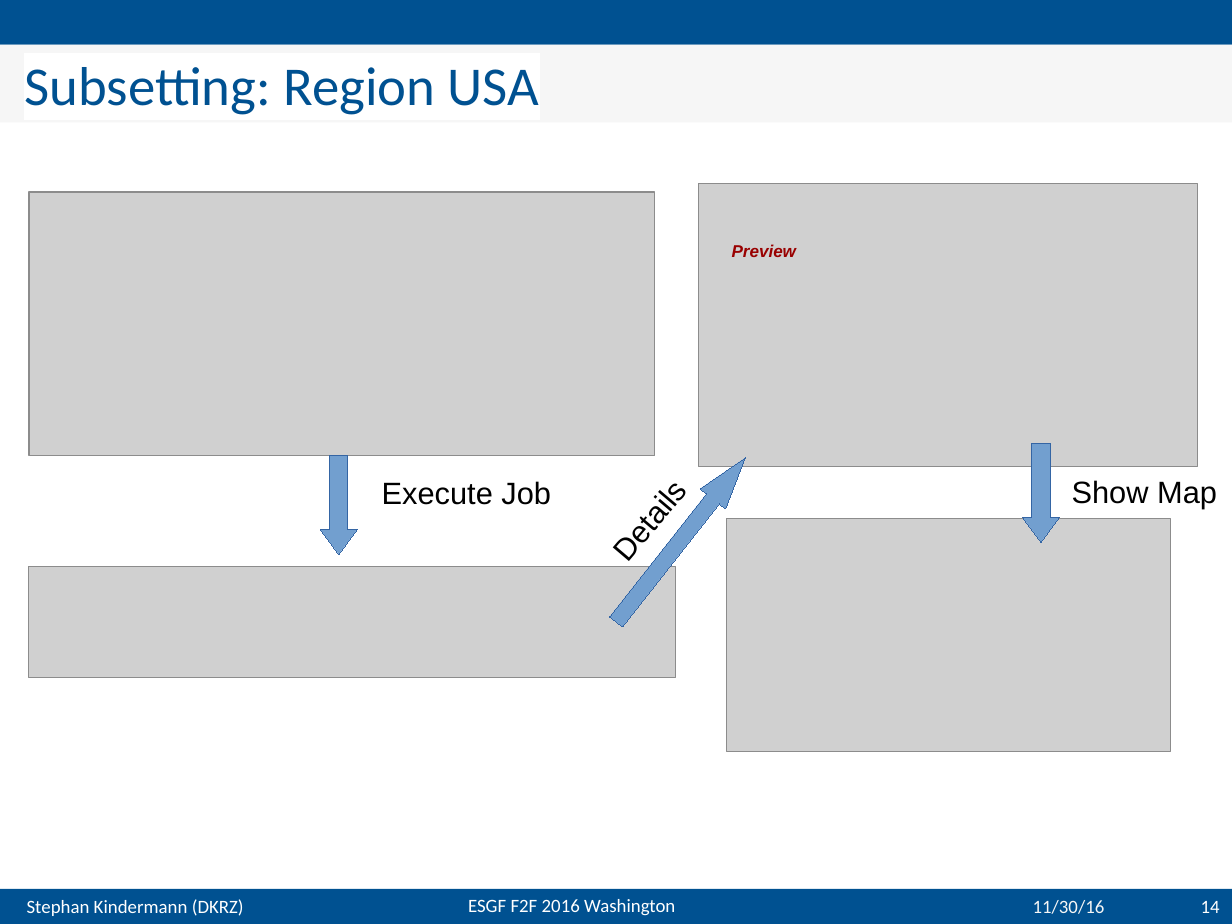
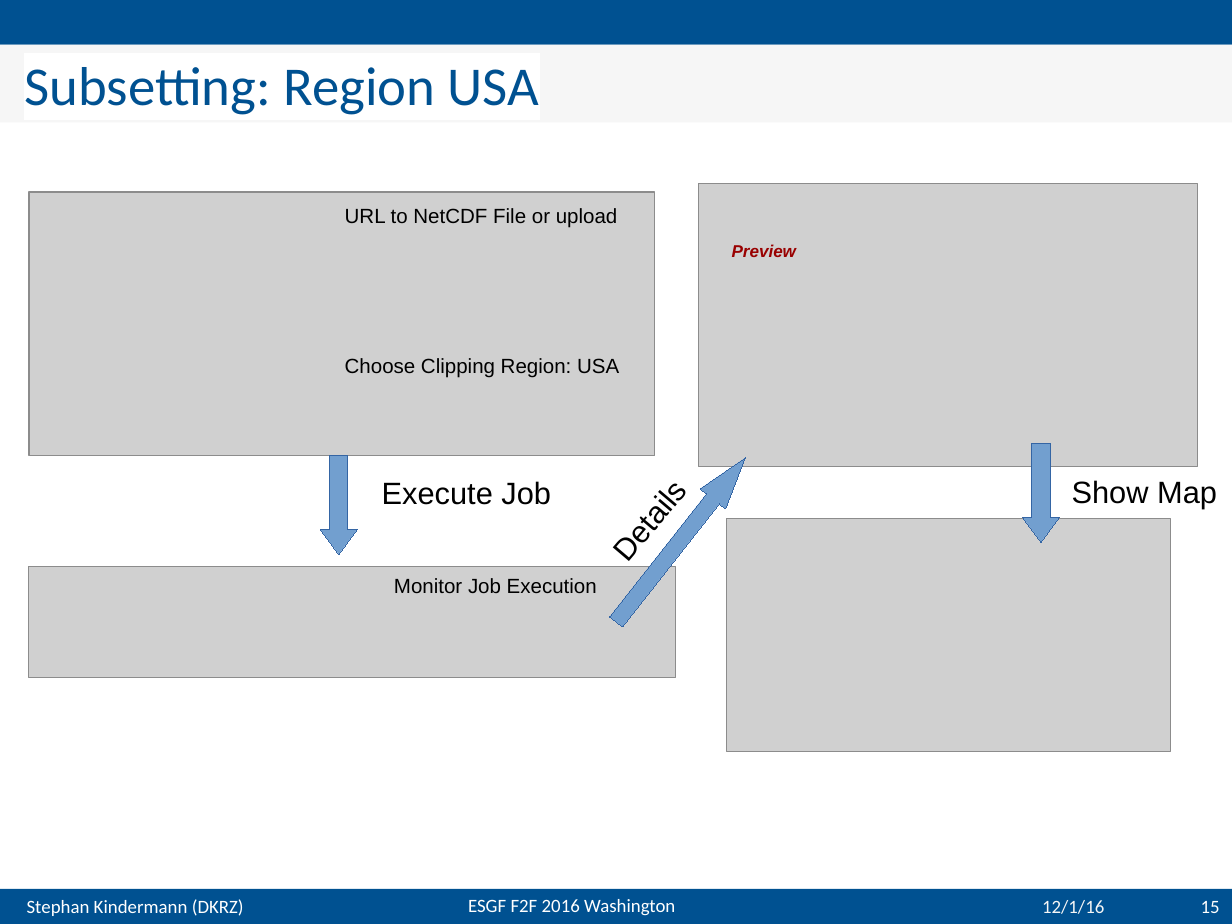
Before and after one commit to bird-house/birdhouse-docs, a slide deck: slide 15 of slides/birdhouse-esgf-f2f-2016/birdhouse-esgf-f2f-2016_dkrz.odp (slide 14 before the commit). Drawn at 1232x924 pixels with LibreOffice and Linux fonts; fonts in the diff are those of the drawing; grey boxes stand for pictures; background and template pictures are left out. Boxes give left, top, right and bottom in pixels: in the first picture for what was removed or moved away, otherwise in the second. Text is boxed around its words. In the diff, an @@ line names an element or a change of style, - is before the commit and + after.

```diff
--- a/slides/birdhouse-esgf-f2f-2016/birdhouse-esgf-f2f-2016_dkrz.odp
+++ b/slides/birdhouse-esgf-f2f-2016/birdhouse-esgf-f2f-2016_dkrz.odp
@@ text added at (345, 208, 618, 228), 12 pt, text #000000 @@
+URL to NetCDF File or upload
@@ text added at (345, 358, 619, 378), 12 pt, text #000000 @@
+Choose Clipping Region: USA
@@ text added at (394, 578, 597, 593), 12 pt, text #000000 @@
+Monitor Job Execution
@@ text at (1042, 900, 1104, 914): text changed @@
-11/30/16
+12/1/16
@@ page number at (1201, 901, 1220, 913): text changed @@
-14
+15
```
Also in this commit, not shown: 19 other slides changed, 2 slides added, 1 slide removed.
